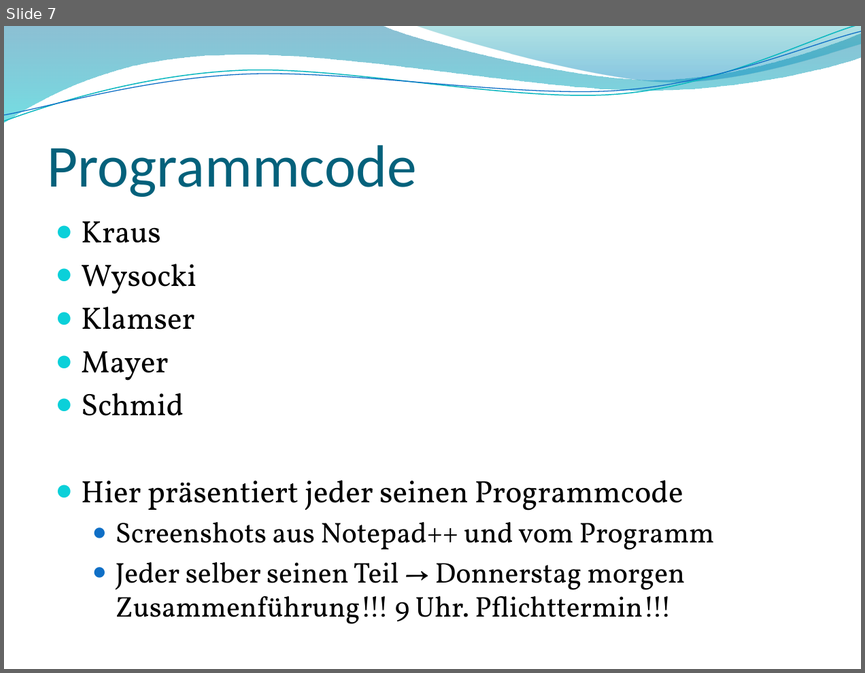
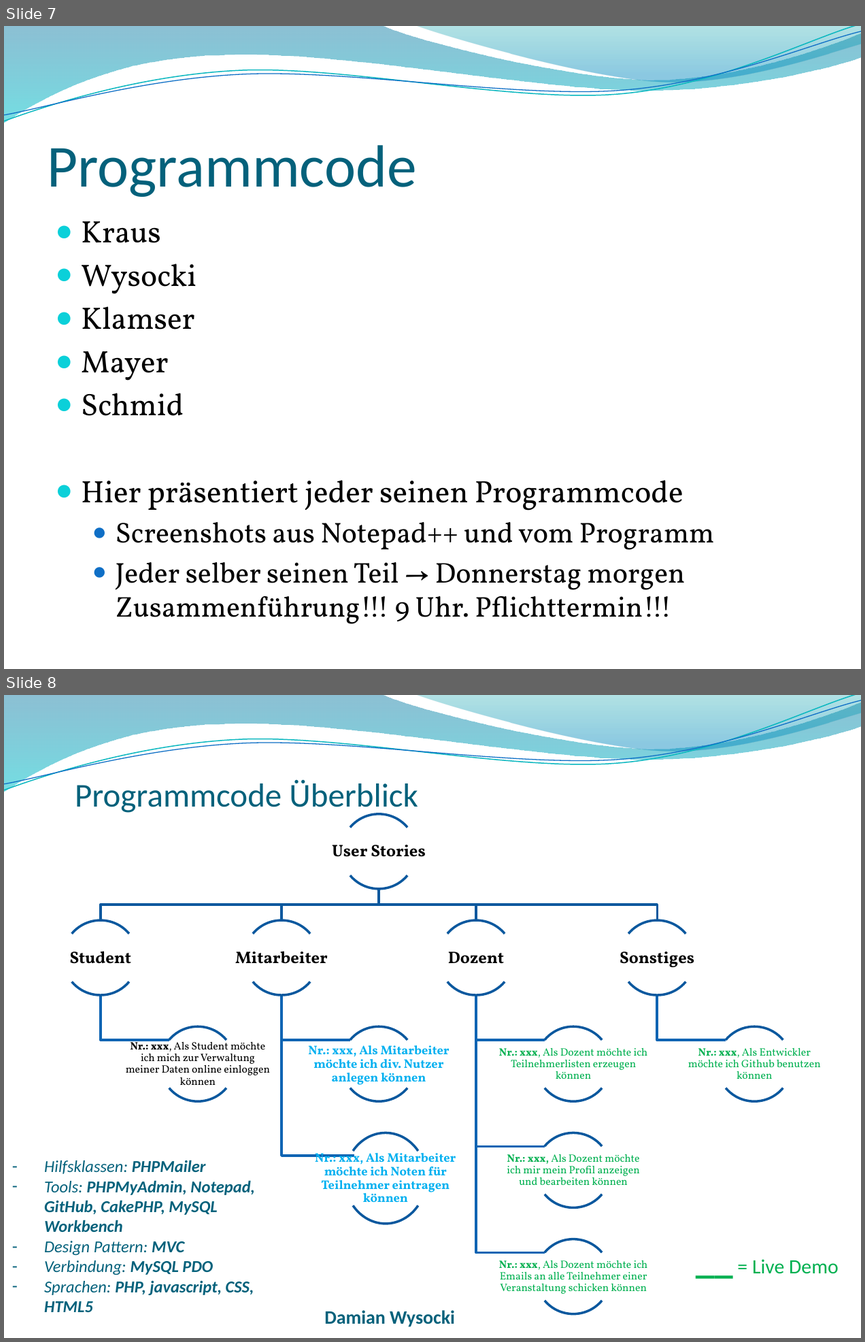
Before and after one commit to wf5ss2015/wfprj, a slide deck: Lehrveranstaltungsmanagement_Präsentation.pptx. Shown one above the other, each under a label of ours: slide 7 before the commit, slides 7 and 8 after it. The pictures are 865x673 and 865x1342 pixels, drawn with LibreOffice and Linux fonts; fonts in the diff are those of the drawing; background and template pictures are left out. Boxes give left, top, right and bottom in pixels: in the first picture for what was removed or moved away, otherwise in the second. Text is boxed around its words. In the diff, an @@ line names an element or a change of style, - is before the commit and + after.

Commit message:
der
er

```diff
--- a/Lehrveranstaltungsmanagement_Präsentation.pptx
+++ b/Lehrveranstaltungsmanagement_Präsentation.pptx
@@ slide 8 added at (4, 695, 861, 1338), background picture (left out); not listed: 4 template elements that a slide beside it also shows @@
@@ title added at (75, 779, 418, 815), 28 pt, text #04617B @@
+Programmcode Überblick
@@ group added at (63, 814, 821, 1314): 24 arc (boxed as its full ellipse)s, 12 texts, 11 freeform shapes @@
+User Stories
+Student
+Nr.: xxx, Als Student möchte ich mich zur Verwaltung meiner Daten online einloggen können
+Mitarbeiter
+Nr.: xxx, Als Mitarbeiter möchte ich div. Nutzer anlegen können
+Nr.: xxx, Als Mitarbeiter möchte ich Noten für Teilnehmer eintragen können
+Dozent
+Nr.: xxx, Als Dozent möchte ich Teilnehmerlisten erzeugen können
+Nr.: xxx, Als Dozent möchte ich mir mein Profil anzeigen und bearbeiten können
+Nr.: xxx, Als Dozent möchte ich Emails an alle Teilnehmer einer Veranstaltung schicken können
+Sonstiges
+Nr.: xxx, Als Entwickler möchte ich Github benutzen können
@@ text added at (44, 1159, 254, 1312), 14 pt, text #04617B, bold, italic @@
+– Hilfsklassen: PHPMailer
+– Tools: PHPMyAdmin, Notepad, GitHub, CakePHP, MySQL Workbench
+– Design Pattern: MVC
+– Verbindung: MySQL PDO
+– Sprachen: PHP, javascript, CSS, HTML5
@@ text added at (752, 1259, 838, 1274), 17 pt, text #00B050 @@
+__ = Live Demo
@@ text added at (324, 1310, 455, 1327), 16 pt, text #04617B, bold @@
+Damian Wysocki
```
Also in this commit, not shown: 15 other slides added.
